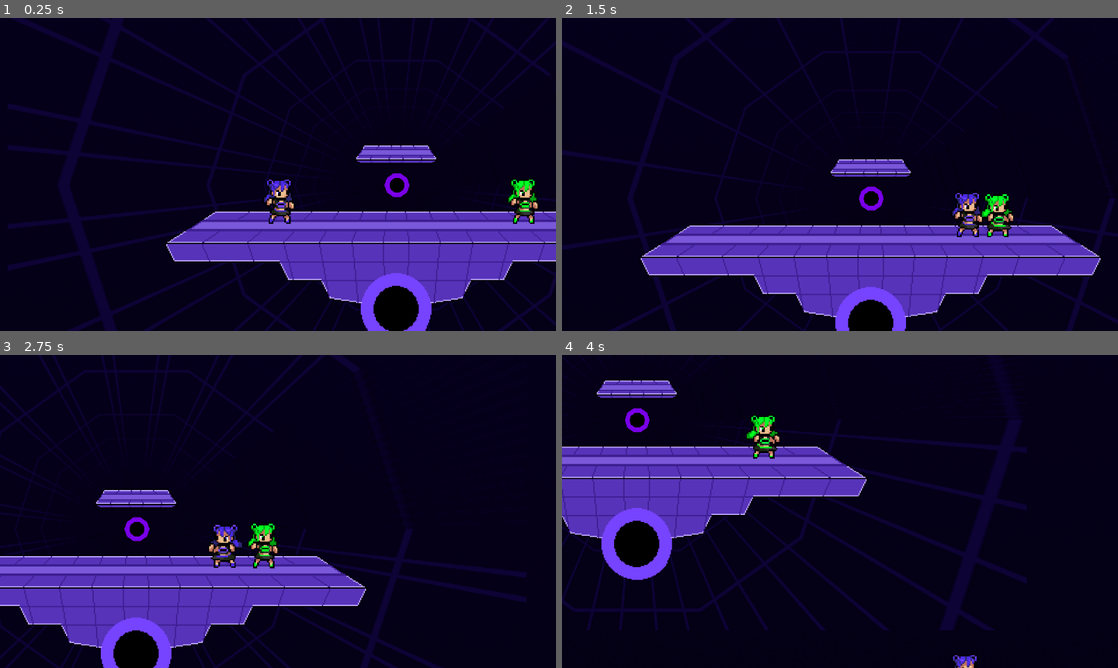
Above: before the commit, frames 1-4 (two rows, left to right).
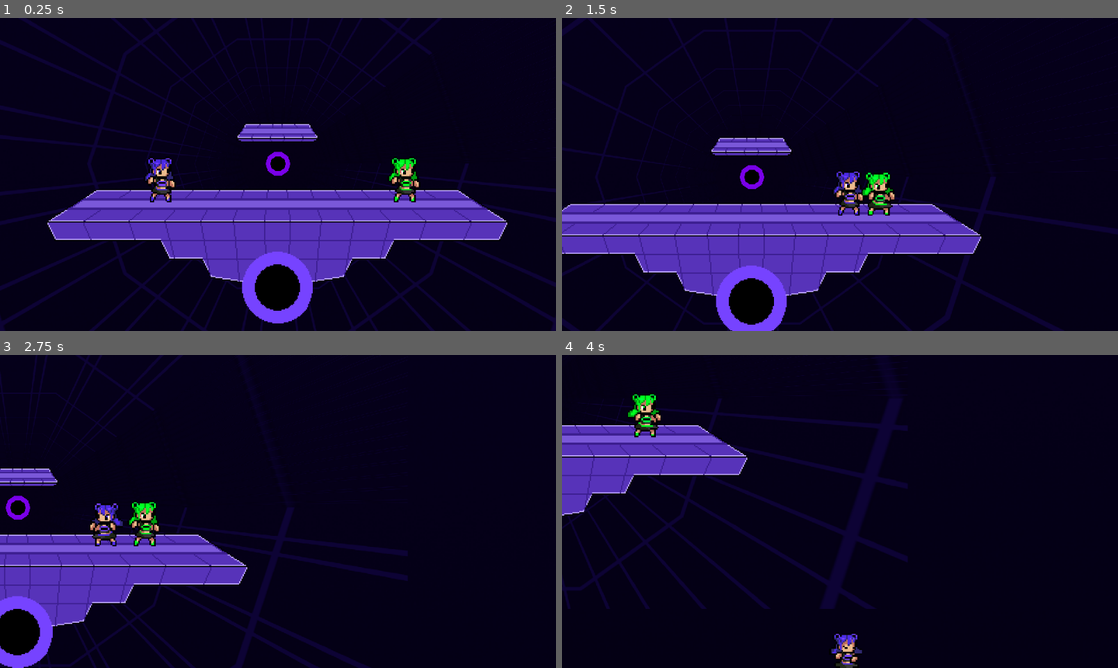
Above: after the commit, the same moments.

Repository: Logn35/SmashBox
Game: Godot game, scene res://Stages/Test Stage.tscn
Two runs of this game, one before a commit and one after it. Both use one fixed random seed, a clock stepped at 60 frames per second and the inputs below.
Inputs:
- Up to frame 1 (0.25 s): no input
- Up to frame 2 (1.5 s): hold D (moveRight) from 0.53 s (still down); tap Space (Jump) at 0.77 s
- Up to frame 3 (2.75 s): tap Space (Jump) at 1.52 s; release D (moveRight) at 2.03 s; hold A (moveLeft) from 2.03 s (still down)
- Up to frame 4 (4 s): release A (moveLeft) at 2.78 s; hold D (moveRight) from 2.78 s (still down); tap Space (Jump) at 3.02, 3.77 s

The runs differ from the first frame. In frame 1, 31% of the frame differs, in the area x 0-100%, y 0-100%; in frame 2, 28%; in frame 3, 22%; in frame 4, 22%.

Commit message:
camera changes

Diff:
--- a/Stages/Test Stage.tscn
+++ b/Stages/Test Stage.tscn
@@ -106,7 +106,7 @@
 scale = Vector2( 1.3, 1.3 )
 
 [node name="Camera2D2" type="Camera2D" parent="TestCharacter"]
-position = Vector2( -1.65236, 2.44978 )
+position = Vector2( 156.362, 30.9207 )
 current = true
 drag_margin_h_enabled = true
 drag_margin_v_enabled = true
--- a/scripts/Camera2D.gd
+++ b/scripts/Camera2D.gd
@@ -0,0 +1,6 @@
+extends Camera2D
+
+onready var camera1 = $"Camera2D2"
+
+func _ready():
+	camera1.target = get_node("TestCharacter2")
--- a/scripts/player 2.gd
+++ b/scripts/player 2.gd
@@ -5,6 +5,7 @@
 const gravity = 50
 const maxspeed = 400
 const jumpHeight = -1000
+export var active = true
 
 var motion = Vector2()
 
@@ -42,3 +43,9 @@
 
 	motion = move_and_slide(motion, up)
 	pass
+
+func _on_VisibilityNotifier2D_screen_entered():
+	active = true
+
+func _on_VisibilityNotifier2D_screen_exited():
+	active = false
Empty file added: Stages/Camera2D2.gd
